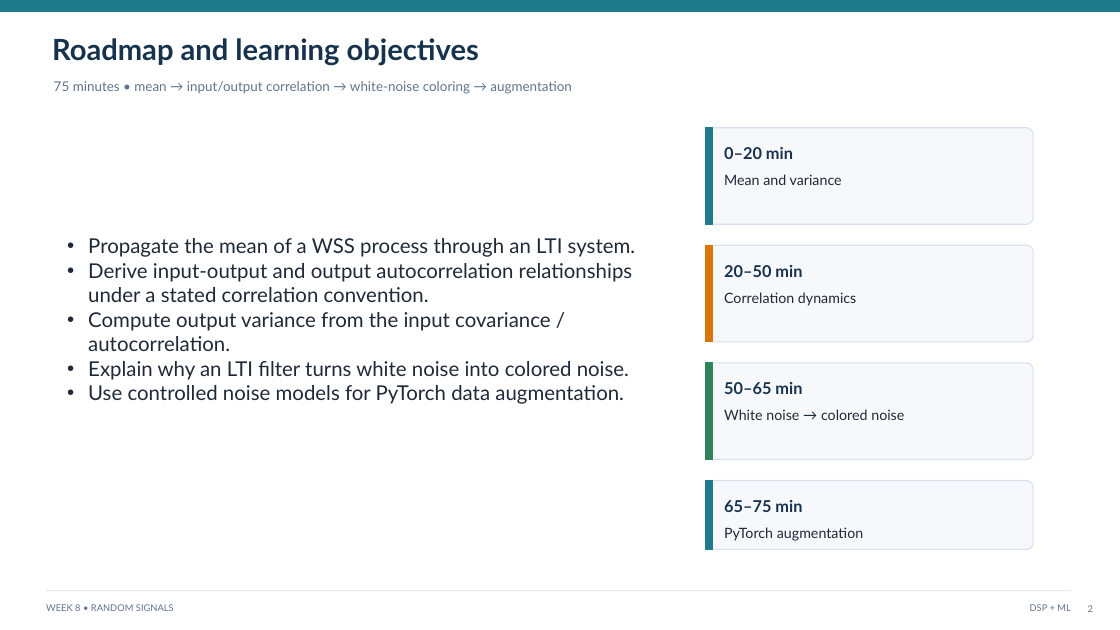
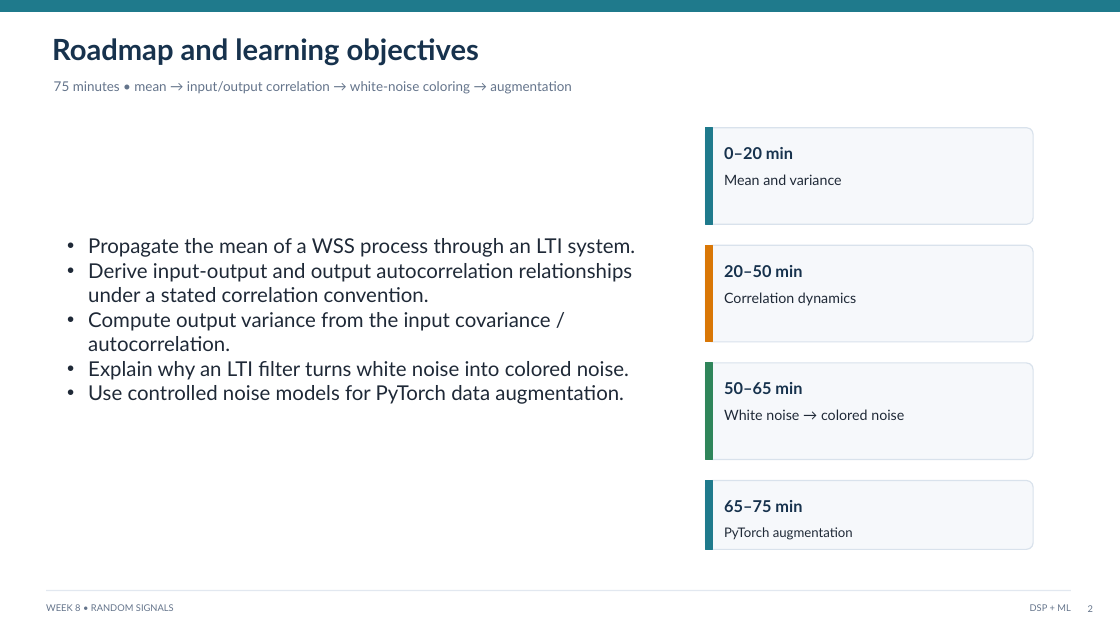
Before and after one commit to mathys2000/ecen45632_f26, a slide deck: slide 2 of python/CourseDesign/Week08e/Week8_Lecture16_LTI_Systems_Random_Inputs.pptx. Drawn at 1120x630 pixels with LibreOffice and Linux fonts; fonts in the diff are those of the drawing. Boxes give left, top, right and bottom in pixels: in the first picture for what was removed or moved away, otherwise in the second. Text is boxed around its words. In the diff, an @@ line names an element or a change of style, - is before the commit and + after.

```diff
--- a/python/CourseDesign/Week08e/Week8_Lecture16_LTI_Systems_Random_Inputs.pptx
+++ b/python/CourseDesign/Week08e/Week8_Lecture16_LTI_Systems_Random_Inputs.pptx
@@ text "PyTorch augmentation" at <box>724,527,853,540</box>: size 12.2 to 11.3 pt @@
```
Also in this commit, not shown: 3 other slides changed, 23 other files.
